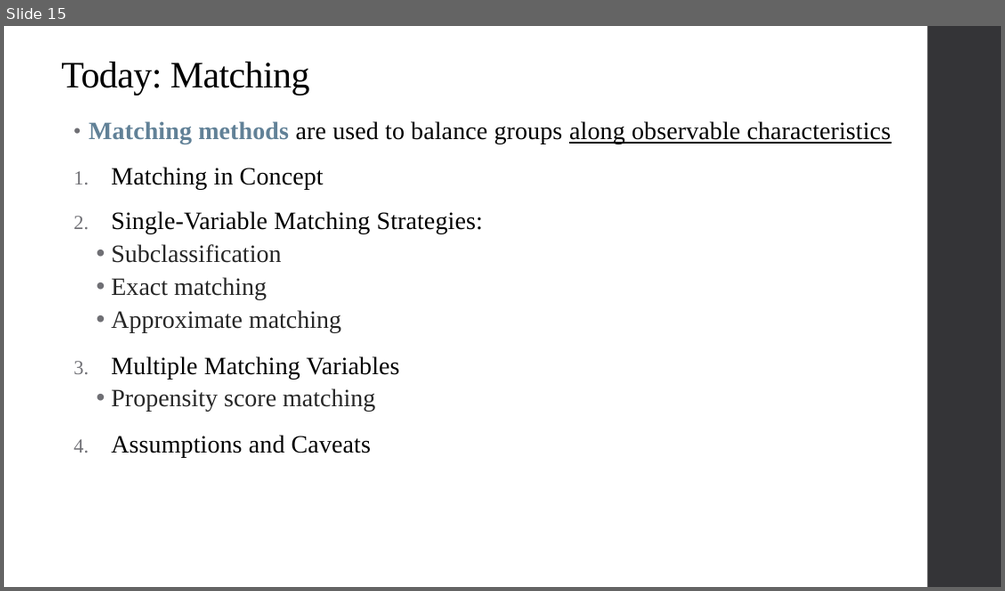
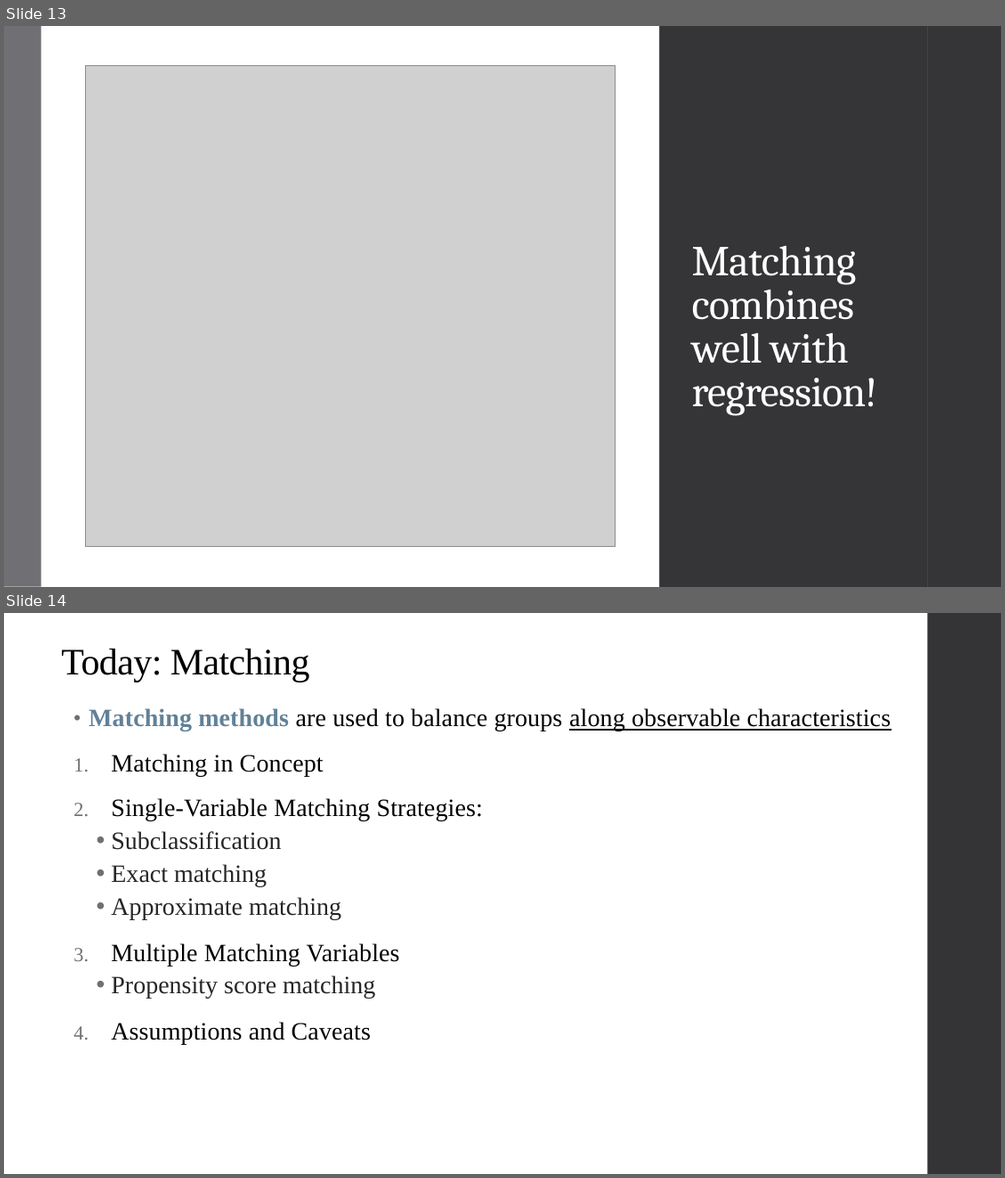
Before and after one commit to qiufei/fork-HAD5744, a slide deck: Lecture05_Matching/Lecture5_Matching_2022F.pptx. Shown one above the other, each under a label of ours: slide 15 before the commit, slides 13 and 14 after it. The pictures are 1005x591 and 1005x1178 pixels, drawn with LibreOffice and Linux fonts; fonts in the diff are those of the drawing; grey boxes stand for pictures. Boxes give left, top, right and bottom in pixels: in the first picture for what was removed or moved away, otherwise in the second. Text is boxed around its words. In the diff, an @@ line names an element or a change of style, - is before the commit and + after.

```diff
--- a/Lecture05_Matching/Lecture5_Matching_2022F.pptx
+++ b/Lecture05_Matching/Lecture5_Matching_2022F.pptx
@@ slide 13 added at <box>4,26,1001,587</box>, background #FFFFFF; not listed: 1 template element that a slide beside it also shows @@
@@ rectangle added at <box>4,26,41,587</box>, fill #6F6F74 @@
@@ rectangle added at <box>40,26,659,587</box>, fill #FFFFFF @@
@@ rectangle added at <box>41,26,928,587</box>, fill #353537 @@
@@ rectangle added at <box>928,26,1001,587</box>, fill #353537 @@
@@ picture added at <box>85,66,615,547</box> @@
@@ title added at <box>692,246,878,415</box>, 41 pt, text #FFFFFF @@
+Matching combines well with regression!
@@ what was slide 15 is now slide 14 @@
```
Also in this commit, not shown: 14 slides changed, 7 other slides added, 1 slide removed, 2 other files.
